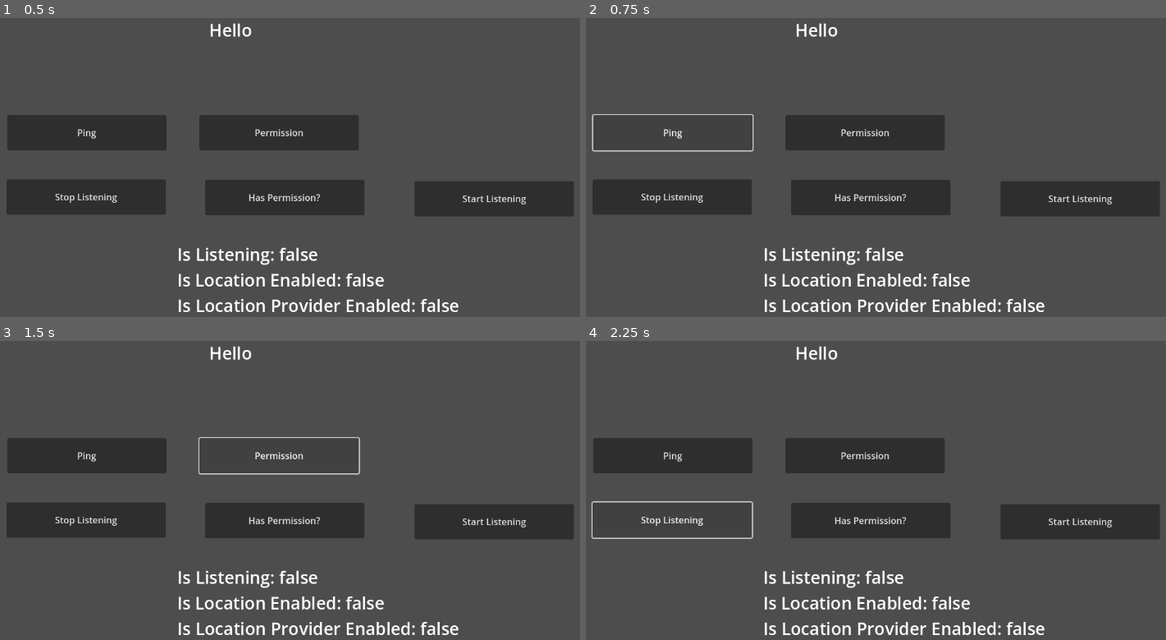
Above: before the commit, frames 1-4 (two rows, left to right).
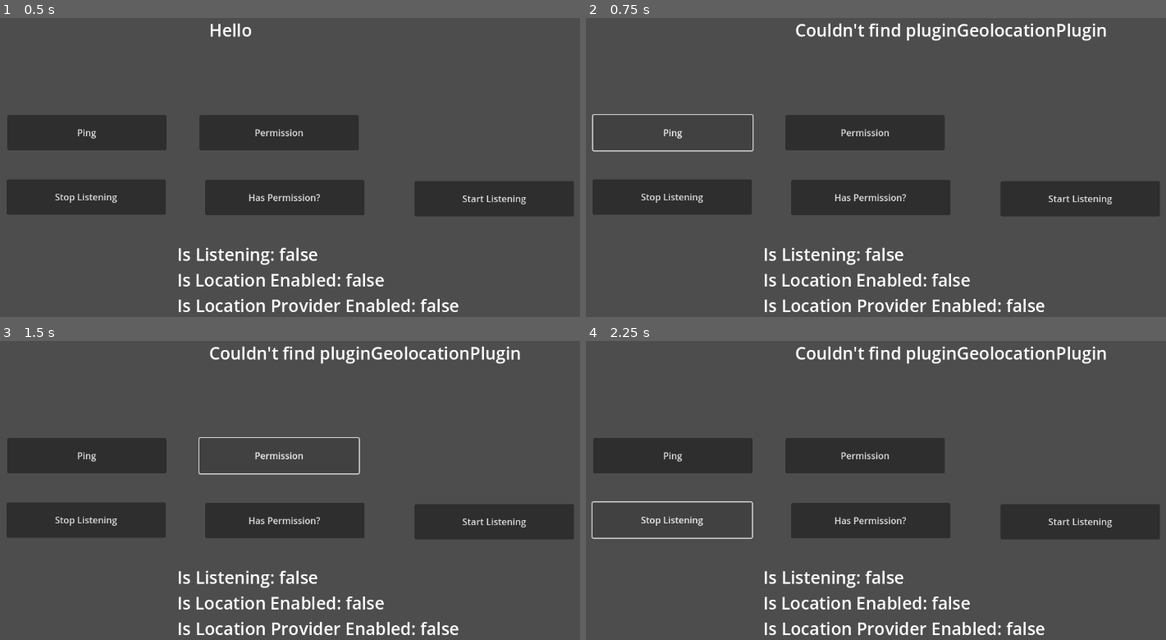
Above: after the commit, the same moments.

Repository: KarimIbrahim/Godot-Geolocation-Android
Game: Godot game, scene res://main.tscn
The game is run twice, just before and just after one commit, with the same random seed, the same clock (stepped at 60 frames per second) and the same inputs.
Inputs:
- Up to frame 1 (0.5 s): no input
- Up to frame 2 (0.75 s): click "Ping" at 0.5 s
- Up to frame 3 (1.5 s): click "Permission" at 1.25 s
- Up to frame 4 (2.25 s): click "Stop Listening" at 2 s

Frame 1 is identical in both runs. In frame 2, 1.1% of the frame differs, in the area x 36-90%, y 1-8%; in frame 3, 1.1%; in frame 4, 1.1%.

Commit message:
Adding the gdscript wrapper

Diff:
--- /dev/null
+++ b/plugin/demo/android_geolocation_plugin.gd
@@ -0,0 +1,73 @@
+extends Node
+class_name AndroidGeolocationPlugin
+
+var _plugin_name = "GeolocationPlugin"
+var _android_plugin
+
+signal android_location_permission_updated(granted: bool)
+signal android_location_updated(location_dictionary: Dictionary)
+
+
+func _ready():
+	if Engine.has_singleton(_plugin_name):
+		_android_plugin = Engine.get_singleton(_plugin_name)
+		_android_plugin.connect("locationPermission", self._on_location_permission)
+		_android_plugin.connect("locationUpdate", self._on_location_update)
+
+		if !_has_location_permission():
+			print('requesting location permission')
+			_request_location_permission()
+			var granted: bool = await android_location_permission_updated
+			print('granted: ', granted)
+
+		_start_geolocation_listener()
+
+	else:
+		printerr("Couldn't find plugin " + _plugin_name)
+
+
+func _ping() -> String:
+	if _android_plugin:
+		return _android_plugin.ping()
+	else:
+		return "Couldn't find plugin" + _plugin_name
+
+
+func _has_location_permission() -> bool:
+	if _android_plugin:
+		return _android_plugin.hasLocationPermission()
+	else:
+		return false
+
+
+func _request_location_permission() -> void:
+	if _android_plugin:
+		_android_plugin.requestLocationPermission()
+
+
+func _is_listening_for_geolocation_updates() -> bool:
+	if _android_plugin:
+		return _android_plugin.isListeningForGeolocationUpdates()
+	else:
+		return false
+
+
+func _start_geolocation_listener(minTimeMs: int = 5000, minDistanceM: float = 0.0) -> bool:
+	print('starting geolocation listnener with: minTimeMs[', minTimeMs, '], minDistanceM[', minDistanceM, ']')
+	if _android_plugin:
+		return _android_plugin.startGeolocationListener(minTimeMs, minDistanceM)
+	else:
+		return false
+
+
+func _stop_geolocation_listener() -> void:
+	if _android_plugin:
+		_android_plugin.stopGeolocationListener()
+
+
+func _on_location_permission(granted: bool) -> void:
+	android_location_permission_updated.emit(granted)
+
+
+func _on_location_update(location_dictionary: Dictionary) -> void:
+	android_location_updated.emit(location_dictionary)
--- a/plugin/demo/main.gd
+++ b/plugin/demo/main.gd
@@ -1,60 +1,44 @@
 extends Node2D
-
-var _plugin_name = "GeolocationPlugin"
-var _android_plugin
 
 @export var log_label: Label
 @export var geolocation_status_label: Label
+@export var android_plugin: AndroidGeolocationPlugin
 
 func _ready():
-	if Engine.has_singleton(_plugin_name):
-		_android_plugin = Engine.get_singleton(_plugin_name)
-		_android_plugin.connect("locationPermission", self._on_location_permission)
-		_android_plugin.connect("locationUpdate", self._on_location_update)
-	else:
-		printerr("Couldn't find plugin " + _plugin_name)
+	android_plugin.android_location_permission_updated.connect(self._on_location_permission)
+	android_plugin.android_location_updated.connect(self._on_location_update)
 
 func _process(delta):
 	var is_listening = false
 	var is_location_enabled = false
 	var is_location_provider_enabled = false
-	if _android_plugin:
-		is_listening = _android_plugin.isListeningForGeolocationUpdates()
-		is_location_enabled = _android_plugin.isLocationEnabled()
-		is_location_provider_enabled = _android_plugin.isLocationProviderEnabled()
+	is_listening = android_plugin._is_listening_for_geolocation_updates()
 
 	geolocation_status_label.text = str('Is Listening: ', is_listening, '\nIs Location Enabled: ',
 		is_location_enabled, '\nIs Location Provider Enabled: ', is_location_provider_enabled)
 
 
 func _on_Button_pressed() -> void:
-	if _android_plugin:
-		var plugin_result = _android_plugin.ping()
-		log_label.text = plugin_result
+	log_label.text = android_plugin._ping()
 
 
 func _on_permission_button_pressed() -> void:
-	if _android_plugin:
-		_android_plugin.requestLocationPermission()
+	android_plugin._request_location_permission()
 
 
 func _on_has_permission_button_pressed() -> void:
-	if _android_plugin:
-		var result = _android_plugin.hasLocationPermission()
-		log_label.text = str(result)
+	log_label.text = str(android_plugin._has_location_permission())
 
 
 func _on_start_listening_button_pressed() -> void:
-	if _android_plugin:
 		var minTimeMs: int = 5000
 		var minDistanceM: float = 0.0
-		var plugin_result = _android_plugin.startGeolocationListener(minTimeMs, minDistanceM)
+		var plugin_result = android_plugin._start_geolocation_listener(minTimeMs, minDistanceM)
 		log_label.text = str('Started listinening: ', plugin_result)
 
 
 func _on_stop_listening_button_pressed() -> void:
-	if _android_plugin:
-		_android_plugin.stopGeolocationListener()
+	android_plugin._stop_geolocation_listener()
 
 func _on_location_permission(granted: bool) -> void:
 	log_label.text = str('Location permission: ', granted)
--- a/plugin/demo/main.tscn
+++ b/plugin/demo/main.tscn
@@ -1,11 +1,13 @@
-[gd_scene load_steps=2 format=3 uid="uid://cg3hylang5fxn"]
+[gd_scene load_steps=3 format=3 uid="uid://cg3hylang5fxn"]
 
 [ext_resource type="Script" path="res://main.gd" id="1_j0gfq"]
+[ext_resource type="Script" path="res://android_geolocation_plugin.gd" id="2_pot3o"]
 
-[node name="Main" type="Node2D" node_paths=PackedStringArray("log_label", "geolocation_status_label")]
+[node name="Main" type="Node2D" node_paths=PackedStringArray("log_label", "geolocation_status_label", "android_plugin")]
 script = ExtResource("1_j0gfq")
 log_label = NodePath("LogLabel")
 geolocation_status_label = NodePath("GeolocationStatusLabel")
+android_plugin = NodePath("AndroidGeolocationPlugin")
 
 [node name="PingButton" type="Button" parent="."]
 anchors_preset = 14
@@ -86,6 +88,9 @@
 theme_override_font_sizes/font_size = 30
 text = "Hello"
 
+[node name="AndroidGeolocationPlugin" type="Node" parent="."]
+script = ExtResource("2_pot3o")
+
 [connection signal="pressed" from="PingButton" to="." method="_on_Button_pressed"]
 [connection signal="pressed" from="PermissionButton" to="." method="_on_permission_button_pressed"]
 [connection signal="pressed" from="StartListeningButton" to="." method="_on_start_listening_button_pressed"]
Not shown, changed: plugin/src/main/java/com/karimibrahim/godot/android/geolocation/GodotAndroidPlugin.kt
